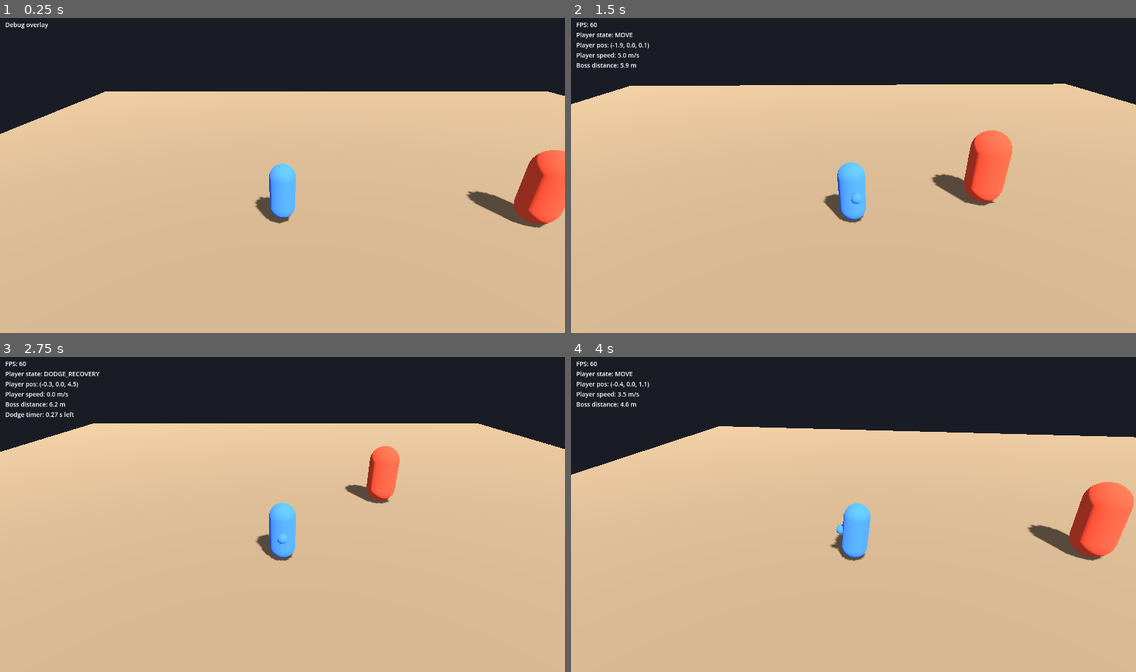
Above: before the commit, frames 1-4 (two rows, left to right).
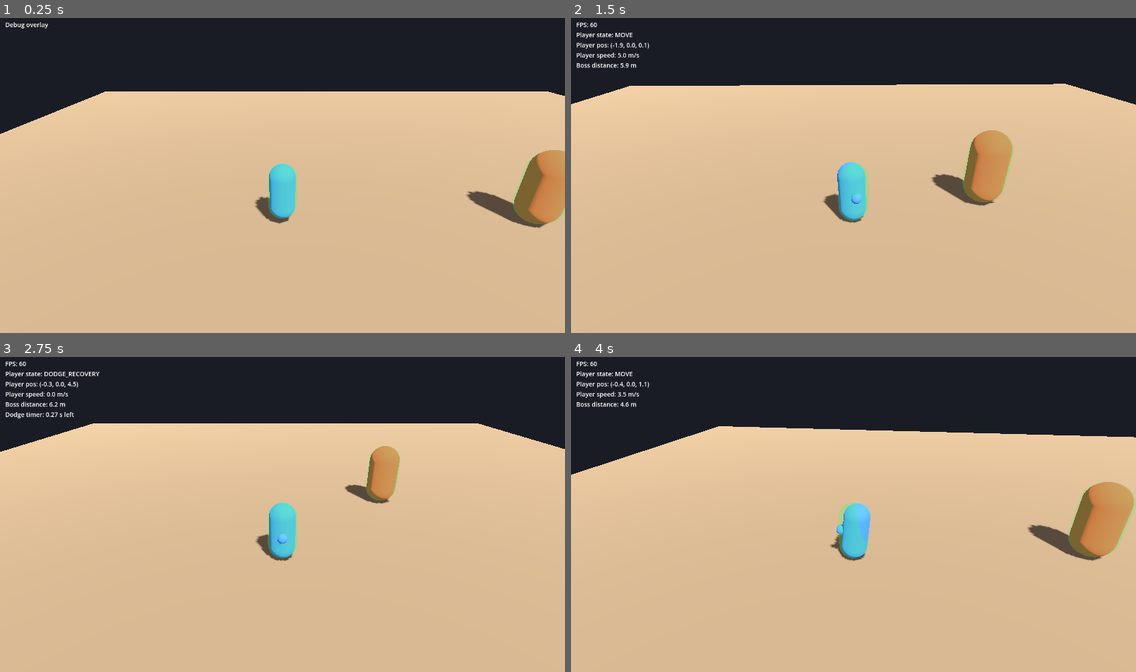
Above: after the commit, the same moments.

Repository: jamesdileva/FIRSTBLOOD
Game: Godot game, scene res://game/scenes/arena/arena.tscn
The game is run twice, just before and just after one commit, with the same random seed, the same clock (stepped at 60 frames per second) and the same inputs.
Inputs:
- Up to frame 1 (0.25 s): no input
- Up to frame 2 (1.5 s): hold D (move_right) 0.53-1.28 s; tap J (attack) at 0.6 s; tap K (block) at 0.8, 1.35 s; hold S (move_back) from 1.28 s (still down)
- Up to frame 3 (2.75 s): tap L (dodge) at 1.55, 2.1 s; release S (move_back) at 2.03 s; hold D (move_right) from 2.03 s (still down); tap J (attack) at 2.3 s
- Up to frame 4 (4 s): tap Enter at 2.75 s; release D (move_right) at 2.78 s; hold W (move_forward) 2.78-3.53 s; tap J (attack) at 2.85 s; tap K (block) at 3.05, 3.6 s; hold A (move_left) from 3.53 s (still down); tap L (dodge) at 3.8 s

The runs differ from the first frame. In frame 1, 2.6% of the frame differs, in the area x 47-100%, y 41-66%; in frame 2, 2.4%; in frame 3, 1.6%; in frame 4, 2.7%, in the area x 47-100%, y 39-64%.

Commit message:
feat(combat): hitbox/hurtbox foundation with DamageEvent (sprint 04)
- HurtboxComponent: passive Area3D, faction-driven physics layer, resolves
  incoming DamageEvents, immunity via owner's is_invulnerable() (wires dodge
  i-frames into real damage prevention), emits damaged/damage_blocked
- HitboxComponent: active-window attack area, masks opposing faction's
  hurtbox layer, one event per target per activation (sweep + enter dedup),
  code-side team filter as defense-in-depth
- DamageEvent structured payload (source, amount, stagger_damage, knockback,
  hit_type, attack_id, status_effect placeholder) - guide section 6
- CombatTypes: Faction/HitType enums + layer plan (world/player/boss/
  player_hurtbox/boss_hurtbox), named in project.godot
- CombatDebug static toggle; F1 debug mode shows overlay + combat shapes
  (red active hitbox, green hurtbox); debug meshes build lazily by type
- player/boss placeholder scenes carry real hurtboxes
- tools/validation/combat_check.gd: payload integrity, per-activation dedup,
  team filter, overlapping hitboxes, i-frame blocking, debug shapes

Diff:
--- a/game/scenes/bosses/boss_placeholder.tscn
+++ b/game/scenes/bosses/boss_placeholder.tscn
@@ -1,4 +1,6 @@
-[gd_scene load_steps=4 format=3]
+[gd_scene load_steps=6 format=3]
+
+[ext_resource type="Script" path="res://game/scripts/combat/hurtbox_component.gd" id="1"]
 
 [sub_resource type="CapsuleMesh" id="CapsuleMesh_body"]
 radius = 0.6
@@ -11,6 +13,10 @@
 [sub_resource type="StandardMaterial3D" id="Mat_boss"]
 albedo_color = Color(0.9, 0.3, 0.2, 1)
 
+[sub_resource type="CapsuleShape3D" id="CapsuleShape_hurtbox"]
+radius = 0.65
+height = 2.4
+
 [node name="Boss" type="StaticBody3D" groups=["boss"]]
 
 [node name="Collision" type="CollisionShape3D" parent="."]
@@ -21,3 +27,11 @@
 position = Vector3(0, 1.2, 0)
 mesh = SubResource("CapsuleMesh_body")
 surface_material_override/0 = SubResource("Mat_boss")
+
+[node name="Hurtbox" type="Area3D" parent="."]
+position = Vector3(0, 1.2, 0)
+script = ExtResource("1")
+faction = 1
+
+[node name="CollisionShape3D" type="CollisionShape3D" parent="Hurtbox"]
+shape = SubResource("CapsuleShape_hurtbox")
--- a/game/scenes/player/player.tscn
+++ b/game/scenes/player/player.tscn
@@ -1,6 +1,7 @@
-[gd_scene load_steps=6 format=3]
+[gd_scene load_steps=8 format=3]
 
 [ext_resource type="Script" path="res://game/scripts/player/player_controller.gd" id="1"]
+[ext_resource type="Script" path="res://game/scripts/combat/hurtbox_component.gd" id="2"]
 
 [sub_resource type="CapsuleMesh" id="CapsuleMesh_body"]
 radius = 0.4
@@ -16,6 +17,10 @@
 [sub_resource type="SphereMesh" id="SphereMesh_facing"]
 radius = 0.15
 height = 0.3
+
+[sub_resource type="CapsuleShape3D" id="CapsuleShape_hurtbox"]
+radius = 0.45
+height = 1.8
 
 [node name="Player" type="CharacterBody3D" groups=["player"]]
 script = ExtResource("1")
@@ -35,3 +40,11 @@
 position = Vector3(0, 0.9, -0.45)
 mesh = SubResource("SphereMesh_facing")
 surface_material_override/0 = SubResource("Mat_player")
+
+[node name="Hurtbox" type="Area3D" parent="."]
+position = Vector3(0, 0.9, 0)
+script = ExtResource("2")
+faction = 0
+
+[node name="CollisionShape3D" type="CollisionShape3D" parent="Hurtbox"]
+shape = SubResource("CapsuleShape_hurtbox")
--- /dev/null
+++ b/game/scripts/combat/combat_types.gd
@@ -0,0 +1,28 @@
+class_name CombatTypes
+extends RefCounted
+## Shared combat enums and the physics-layer plan (D-013).
+## Layers: 1 world · 2 player body · 3 boss body · 4 player_hurtbox · 5 boss_hurtbox.
+
+enum Faction { PLAYER, BOSS, NEUTRAL }
+enum HitType { NORMAL, HEAVY, SPECIAL }
+
+static func hurtbox_layer(faction: Faction) -> int:
+	match faction:
+		Faction.PLAYER:
+			return 1 << 3  # layer 4
+		Faction.BOSS:
+			return 1 << 4  # layer 5
+		_:
+			return 0
+
+static func hitbox_mask(faction: Faction) -> int:
+	# A hitbox only ever sees the opposing faction's hurtboxes.
+	match faction:
+		Faction.PLAYER:
+			return 1 << 4
+		Faction.BOSS:
+			return 1 << 3
+		Faction.NEUTRAL:
+			return (1 << 3) | (1 << 4)  # hazards hit everyone
+		_:
+			return 0
--- /dev/null
+++ b/game/scripts/combat/damage_event.gd
@@ -0,0 +1,14 @@
+class_name DamageEvent
+extends RefCounted
+## Structured damage payload (guide §6, D-014): the only sanctioned way damage
+## intent crosses actors. Hitboxes create these; receivers decide what they mean.
+## No receiver-side behavior is implemented in MVP — status_effect is a
+## placeholder field reserved for post-MVP systems.
+
+var source: Node
+var amount := 0.0
+var stagger_damage := 0.0
+var knockback := Vector3.ZERO
+var hit_type: CombatTypes.HitType = CombatTypes.HitType.NORMAL
+var attack_id := StringName("")
+var status_effect := StringName("")
--- /dev/null
+++ b/game/scripts/combat/hitbox_component.gd
@@ -0,0 +1,123 @@
+class_name HitboxComponent
+extends Area3D
+## Attack area (guide §6). While active it delivers one DamageEvent per
+## activation to each valid opposing HurtboxComponent it overlaps. Teams are
+## filtered by physics layers (D-013) and again in code as defense-in-depth.
+
+signal hit_landed(event: DamageEvent, target: HurtboxComponent)
+
+@export var faction: CombatTypes.Faction = CombatTypes.Faction.NEUTRAL
+@export var damage := 10.0
+@export var stagger_damage := 0.0
+@export var knockback := Vector3.ZERO
+@export var hit_type: CombatTypes.HitType = CombatTypes.HitType.NORMAL
+@export var attack_id := StringName("")
+
+var _active := false
+var _hit_targets: Dictionary = {}
+var _debug_mesh: MeshInstance3D
+
+func _ready() -> void:
+	monitorable = false
+	monitoring = false
+	collision_layer = 0
+	collision_mask = CombatTypes.hitbox_mask(faction)
+	area_entered.connect(_on_area_entered)
+
+func set_active(value: bool) -> void:
+	if _active == value:
+		return
+	_active = value
+	_hit_targets.clear()
+	monitoring = value
+
+func is_active() -> bool:
+	return _active
+
+func _physics_process(_delta: float) -> void:
+	if not _active:
+		return
+	# Sweep as well as listening for area_entered: overlaps that already exist
+	# when the hitbox turns on must still register exactly once (dedup below).
+	for area in get_overlapping_areas():
+		_try_hit(area)
+
+func _on_area_entered(area: Area3D) -> void:
+	if _active:
+		_try_hit(area)
+
+func _try_hit(area: Area3D) -> void:
+	var hurtbox := area as HurtboxComponent
+	if hurtbox == null:
+		return
+	if hurtbox.faction == faction:
+		return  # team filter: never hit self or allies
+	if _hit_targets.has(hurtbox.get_instance_id()):
+		return
+	_hit_targets[hurtbox.get_instance_id()] = true
+	var event := DamageEvent.new()
+	event.source = _resolve_source()
+	event.amount = damage
+	event.stagger_damage = stagger_damage
+	event.knockback = knockback
+	event.hit_type = hit_type
+	event.attack_id = attack_id
+	hurtbox.receive_damage(event)
+	hit_landed.emit(event, hurtbox)
+
+func _resolve_source() -> Node:
+	if owner != null:
+		return owner
+	return get_parent()
+
+func _build_debug_shape() -> void:
+	# Built lazily: the CollisionShape3D child may be added after this node
+	# enters the tree (e.g. by tests composing components at runtime). Looked
+	# up by type, not name — runtime-created shapes get auto-generated names.
+	var shape_node := _find_shape_node()
+	if shape_node == null or shape_node.shape == null:
+		return
+	var mesh := _debug_mesh_for(shape_node.shape)
+	if mesh == null:
+		return
+	_debug_mesh = MeshInstance3D.new()
+	_debug_mesh.name = "DebugShape"
+	_debug_mesh.transform = shape_node.transform
+	_debug_mesh.mesh = mesh
+	var material := StandardMaterial3D.new()
+	material.shading_mode = BaseMaterial3D.SHADING_MODE_UNSHADED
+	material.transparency = BaseMaterial3D.TRANSPARENCY_ALPHA
+	material.albedo_color = Color(1.0, 0.25, 0.2, 0.35)
+	_debug_mesh.material_override = material
+	_debug_mesh.cast_shadow = GeometryInstance3D.SHADOW_CASTING_SETTING_OFF
+	add_child(_debug_mesh)
+
+func _find_shape_node() -> CollisionShape3D:
+	for child in get_children():
+		var shape_node := child as CollisionShape3D
+		if shape_node != null:
+			return shape_node
+	return null
+
+func _debug_mesh_for(shape: Shape3D) -> Mesh:
+	if shape is BoxShape3D:
+		var box := BoxMesh.new()
+		box.size = shape.size
+		return box
+	if shape is SphereShape3D:
+		var sphere := SphereMesh.new()
+		sphere.radius = shape.radius
+		sphere.height = shape.radius * 2.0
+		return sphere
+	if shape is CapsuleShape3D:
+		var capsule := CapsuleMesh.new()
+		capsule.radius = shape.radius
+		capsule.height = shape.height
+		return capsule
+	return null
+
+func _process(_delta: float) -> void:
+	if _debug_mesh == null:
+		_build_debug_shape()
+	if _debug_mesh != null:
+		_debug_mesh.visible = CombatDebug.combat_shapes_visible and _active
--- /dev/null
+++ b/game/scripts/combat/hurtbox_component.gd
@@ -0,0 +1,86 @@
+class_name HurtboxComponent
+extends Area3D
+## Damageable area (guide §6). Passive: never scans, only receives. Resolves
+## incoming DamageEvents — checking immunity (D-015: asks the owning actor's
+## `is_invulnerable()` if it defines one, e.g. the dodge i-frames) — then emits
+## the structured result for its owner to react to.
+
+signal damaged(event: DamageEvent)
+signal damage_blocked(event: DamageEvent)
+
+@export var faction: CombatTypes.Faction = CombatTypes.Faction.NEUTRAL
+
+var _debug_mesh: MeshInstance3D
+
+func _ready() -> void:
+	monitoring = false
+	monitorable = true
+	collision_layer = CombatTypes.hurtbox_layer(faction)
+	collision_mask = 0
+
+func receive_damage(event: DamageEvent) -> void:
+	if _is_immune():
+		damage_blocked.emit(event)
+		return
+	damaged.emit(event)
+
+func _is_immune() -> bool:
+	var node: Node = self
+	while node != null:
+		if node.has_method("is_invulnerable") and node.is_invulnerable():
+			return true
+		node = node.get_parent()
+	return false
+
+func _build_debug_shape() -> void:
+	# Built lazily: the CollisionShape3D child may be added after this node
+	# enters the tree (e.g. by tests composing components at runtime). Looked
+	# up by type, not name — runtime-created shapes get auto-generated names.
+	var shape_node := _find_shape_node()
+	if shape_node == null or shape_node.shape == null:
+		return
+	var mesh := _debug_mesh_for(shape_node.shape)
+	if mesh == null:
+		return
+	var mesh_instance := MeshInstance3D.new()
+	mesh_instance.name = "DebugShape"
+	mesh_instance.transform = shape_node.transform
+	mesh_instance.mesh = mesh
+	var material := StandardMaterial3D.new()
+	material.shading_mode = BaseMaterial3D.SHADING_MODE_UNSHADED
+	material.transparency = BaseMaterial3D.TRANSPARENCY_ALPHA
+	material.albedo_color = Color(0.2, 1.0, 0.4, 0.25)
+	mesh_instance.material_override = material
+	mesh_instance.cast_shadow = GeometryInstance3D.SHADOW_CASTING_SETTING_OFF
+	add_child(mesh_instance)
+	_debug_mesh = mesh_instance
+
+func _find_shape_node() -> CollisionShape3D:
+	for child in get_children():
+		var shape_node := child as CollisionShape3D
+		if shape_node != null:
+			return shape_node
+	return null
+
+func _debug_mesh_for(shape: Shape3D) -> Mesh:
+	if shape is BoxShape3D:
+		var box := BoxMesh.new()
+		box.size = shape.size
+		return box
+	if shape is SphereShape3D:
+		var sphere := SphereMesh.new()
+		sphere.radius = shape.radius
+		sphere.height = shape.radius * 2.0
+		return sphere
+	if shape is CapsuleShape3D:
+		var capsule := CapsuleMesh.new()
+		capsule.radius = shape.radius
+		capsule.height = shape.height
+		return capsule
+	return null
+
+func _process(_delta: float) -> void:
+	if _debug_mesh == null:
+		_build_debug_shape()
+	if _debug_mesh != null:
+		_debug_mesh.visible = CombatDebug.combat_shapes_visible
--- /dev/null
+++ b/game/scripts/debug/combat_debug.gd
@@ -0,0 +1,7 @@
+class_name CombatDebug
+extends RefCounted
+## Global combat debug toggles (D-016). Static on purpose: no autoload needed,
+## so it is safe inside `-s` headless SceneTree scripts. The F1 debug overlay
+## toggles these together with its own visibility.
+
+static var combat_shapes_visible := false
--- a/game/scripts/debug/debug_overlay.gd
+++ b/game/scripts/debug/debug_overlay.gd
@@ -11,8 +11,10 @@
 @onready var _label: Label = $Label
 
 func _ready() -> void:
-	# The overlay is meaningless without a display.
+	# The overlay is meaningless without a display. Debug mode (D-016) bundles
+	# the overlay and the combat shape visualization together.
 	visible = DisplayServer.get_name() != "headless"
+	CombatDebug.combat_shapes_visible = visible
 
 func _process(delta: float) -> void:
 	_frames += 1
@@ -26,6 +28,7 @@
 func _unhandled_input(event: InputEvent) -> void:
 	if event.is_action_pressed("debug_toggle"):
 		visible = not visible
+		CombatDebug.combat_shapes_visible = visible
 
 func _update_text() -> void:
 	var lines: PackedStringArray = ["FPS: %d" % roundi(_fps)]
--- a/project.godot
+++ b/project.godot
@@ -126,3 +126,11 @@
 [rendering]
 
 renderer/rendering_method="forward_plus"
+
+[layer_names]
+
+3d_physics/layer_1="world"
+3d_physics/layer_2="player"
+3d_physics/layer_3="boss"
+3d_physics/layer_4="player_hurtbox"
+3d_physics/layer_5="boss_hurtbox"
--- /dev/null
+++ b/tools/validation/combat_check.gd
@@ -0,0 +1,206 @@
+extends SceneTree
+## Sprint 04 automated combat verification (headless). Run from the project root:
+##   cmd //c godot --headless --path . -s res://tools/validation/combat_check.gd
+## Builds a sandbox with player-faction hitboxes and a boss-faction target and
+## asserts the roadmap checklist: a player hit damages a test target, self/team
+## hits are ignored, overlapping hitboxes behave predictably, dodge i-frames
+## block damage, and debug mode shows active areas. Exits 0 on PASS, 1 on FAIL.
+
+const SETTLE_FRAMES := 5
+
+func _initialize() -> void:
+	_run()
+
+func _run() -> void:
+	var failures: PackedStringArray = []
+	var world := Node3D.new()
+	root.add_child(world)
+
+	# Player-faction attacker at (1,0,0) with a 1x1x1 hitbox (x spans 0.5..1.5).
+	var player_actor := Node3D.new()
+	player_actor.name = "PlayerActor"
+	player_actor.position = Vector3(1.0, 0.0, 0.0)
+	world.add_child(player_actor)
+	var hitbox := HitboxComponent.new()
+	hitbox.faction = CombatTypes.Faction.PLAYER
+	hitbox.damage = 10.0
+	hitbox.stagger_damage = 5.0
+	hitbox.knockback = Vector3(0.0, 0.0, 2.0)
+	hitbox.attack_id = &"test_slash"
+	player_actor.add_child(hitbox)
+	_add_box_shape(hitbox)
+
+	# Boss-faction test target at (1.2,0,0), sphere r=0.5 — overlapping.
+	var target_actor := Node3D.new()
+	target_actor.name = "TargetActor"
+	target_actor.position = Vector3(1.2, 0.0, 0.0)
+	world.add_child(target_actor)
+	var hurtbox := HurtboxComponent.new()
+	hurtbox.faction = CombatTypes.Faction.BOSS
+	target_actor.add_child(hurtbox)
+	_add_sphere_shape(hurtbox)
+
+	var events: Array[DamageEvent] = []
+	var blocked: Array[DamageEvent] = []
+	hurtbox.damaged.connect(func(event: DamageEvent) -> void: events.append(event))
+	hurtbox.damage_blocked.connect(func(event: DamageEvent) -> void: blocked.append(event))
+
+	await _wait(SETTLE_FRAMES)
+
+	# --- 1. A player-faction hit damages the test target, once, with the full payload. ---
+	hitbox.set_active(true)
+	await _wait(SETTLE_FRAMES)
+	hitbox.set_active(false)
+	await _wait(2)
+	if events.size() != 1:
+		failures.append("expected exactly 1 damage event, got %d" % events.size())
+	else:
+		var event := events[0]
+		if event.amount != 10.0:
+			failures.append("damage payload wrong: %.1f" % event.amount)
+		if event.stagger_damage != 5.0:
+			failures.append("stagger payload wrong: %.1f" % event.stagger_damage)
+		if event.knockback != Vector3(0.0, 0.0, 2.0):
+			failures.append("knockback payload wrong: %s" % event.knockback)
+		if event.attack_id != &"test_slash":
+			failures.append("attack_id wrong: %s" % event.attack_id)
+		if event.source != player_actor:
+			failures.append("event source is not the attacker")
+		if event.hit_type != CombatTypes.HitType.NORMAL:
+			failures.append("hit_type wrong")
+
+	# --- 2. A second activation hits again exactly once (dedup resets per activation). ---
+	events.clear()
+	hitbox.set_active(true)
+	await _wait(SETTLE_FRAMES)
+	hitbox.set_active(false)
+	await _wait(2)
+	if events.size() != 1:
+		failures.append("second activation produced %d events (expected 1)" % events.size())
+
+	# --- 3. Same-faction (self) hits are ignored: layers and code both refuse. ---
+	var friendly_hurtbox := HurtboxComponent.new()
+	friendly_hurtbox.faction = CombatTypes.Faction.PLAYER
+	player_actor.add_child(friendly_hurtbox)
+	_add_sphere_shape(friendly_hurtbox)
+	var friendly_events: Array[DamageEvent] = []
+	friendly_hurtbox.damaged.connect(func(event: DamageEvent) -> void: friendly_events.append(event))
+	await _wait(SETTLE_FRAMES)
+	hitbox.set_active(true)
+	await _wait(SETTLE_FRAMES)
+	hitbox.set_active(false)
+	await _wait(2)
+	if not friendly_events.is_empty():
+		failures.append("team filter failed: friendly hurtbox received %d events" % friendly_events.size())
+
+	# --- 4. Multiple overlapping hitboxes behave predictably: one event each. ---
+	var hitbox2 := HitboxComponent.new()
+	hitbox2.faction = CombatTypes.Faction.PLAYER
+	hitbox2.damage = 3.0
+	player_actor.add_child(hitbox2)
+	_add_box_shape(hitbox2)
+	events.clear()
+	hitbox.set_active(true)
+	hitbox2.set_active(true)
+	await _wait(SETTLE_FRAMES)
+	hitbox.set_active(false)
+	hitbox2.set_active(false)
+	await _wait(2)
+	if events.size() != 2:
+		failures.append("two overlapping hitboxes produced %d events (expected 2, one each)" % events.size())
+	else:
+		var total := 0.0
+		for event in events:
+			total += event.amount
+		if not is_equal_approx(total, 13.0):
+			failures.append("combined damage wrong: %.1f (expected 13.0)" % total)
+
+	# --- 5. Dodge-style immunity: an invulnerable owner blocks the hit. ---
+	var immune_actor := InvulnerableTarget.new()
+	immune_actor.position = Vector3(1.2, 0.0, 0.0)
+	world.add_child(immune_actor)
+	var immune_hurtbox := HurtboxComponent.new()
+	immune_hurtbox.faction = CombatTypes.Faction.BOSS
+	immune_actor.add_child(immune_hurtbox)
+	_add_sphere_shape(immune_hurtbox)
+	var immune_events: Array[DamageEvent] = []
+	var immune_blocked: Array[DamageEvent] = []
+	immune_hurtbox.damaged.connect(func(event: DamageEvent) -> void: immune_events.append(event))
+	immune_hurtbox.damage_blocked.connect(func(event: DamageEvent) -> void: immune_blocked.append(event))
+	await _wait(SETTLE_FRAMES)
+
+	hitbox.set_active(true)
+	await _wait(SETTLE_FRAMES)
+	hitbox.set_active(false)
+	await _wait(2)
+	if not immune_events.is_empty():
+		failures.append("i-frames failed: invulnerable target received %d events" % immune_events.size())
+	if immune_blocked.is_empty():
+		failures.append("blocked hit was not reported via damage_blocked")
+
+	events.clear()
+	immune_actor.invulnerable = false
+	hitbox.set_active(true)
+	await _wait(SETTLE_FRAMES)
+	hitbox.set_active(false)
+	await _wait(2)
+	if events.size() != 1:
+		failures.append("vulnerable target did not receive exactly 1 event (got %d)" % events.size())
+
+	# --- 6. Debug mode shows active areas. ---
+	CombatDebug.combat_shapes_visible = true
+	hitbox.set_active(true)
+	await _wait(2)
+	var hit_debug := hitbox.get_node_or_null("DebugShape") as MeshInstance3D
+	var hurt_debug := hurtbox.get_node_or_null("DebugShape") as MeshInstance3D
+	if hit_debug == null:
+		failures.append("hitbox debug shape missing")
+	elif not hit_debug.visible:
+		failures.append("hitbox debug shape not visible while active")
+	if hurt_debug == null:
+		failures.append("hurtbox debug shape missing")
+	hitbox.set_active(false)
+	await _wait(1)
+	if hit_debug != null and hit_debug.visible:
+		failures.append("hitbox debug shape still visible while inactive")
+	CombatDebug.combat_shapes_visible = false
+
+	# Release signal-captured refs before exit so ObjectDB stays clean.
+	events.clear()
+	blocked.clear()
+	friendly_events.clear()
+	immune_events.clear()
+	immune_blocked.clear()
+	world.free()
+
+	if failures.is_empty():
+		print("COMBAT CHECK: PASS (payload, dedup, team filter, overlapping hitboxes, i-frames, debug shapes)")
+		quit(0)
+	else:
+		for failure in failures:
+			printerr("COMBAT CHECK FAILURE: " + failure)
+		quit(1)
+
+class InvulnerableTarget extends Node3D:
+	var invulnerable := true
+
+	func is_invulnerable() -> bool:
+		return invulnerable
+
+func _add_box_shape(area: Area3D) -> void:
+	var shape_node := CollisionShape3D.new()
+	var box := BoxShape3D.new()
+	box.size = Vector3(1.0, 1.0, 1.0)
+	shape_node.shape = box
+	area.add_child(shape_node)
+
+func _add_sphere_shape(area: Area3D) -> void:
+	var shape_node := CollisionShape3D.new()
+	var sphere := SphereShape3D.new()
+	sphere.radius = 0.5
+	shape_node.shape = sphere
+	area.add_child(shape_node)
+
+func _wait(frames: int) -> void:
+	for _i in frames:
+		await physics_frame
--- a/tools/validation/smoke_check.gd
+++ b/tools/validation/smoke_check.gd
@@ -17,6 +17,11 @@
 	"res://game/scripts/player/player_controller.gd",
 	"res://game/scripts/camera/third_person_camera.gd",
 	"res://game/scripts/debug/debug_overlay.gd",
+	"res://game/scripts/combat/combat_types.gd",
+	"res://game/scripts/combat/damage_event.gd",
+	"res://game/scripts/combat/hitbox_component.gd",
+	"res://game/scripts/combat/hurtbox_component.gd",
+	"res://game/scripts/debug/combat_debug.gd",
 ]
 
 func _initialize() -> void:
Not shown, added: game/scripts/combat/combat_types.gd.uid
Not shown, added: game/scripts/combat/damage_event.gd.uid
Not shown, added: game/scripts/combat/hitbox_component.gd.uid
Not shown, added: game/scripts/combat/hurtbox_component.gd.uid
Not shown, added: game/scripts/debug/combat_debug.gd.uid
Not shown, added: tools/validation/combat_check.gd.uid
